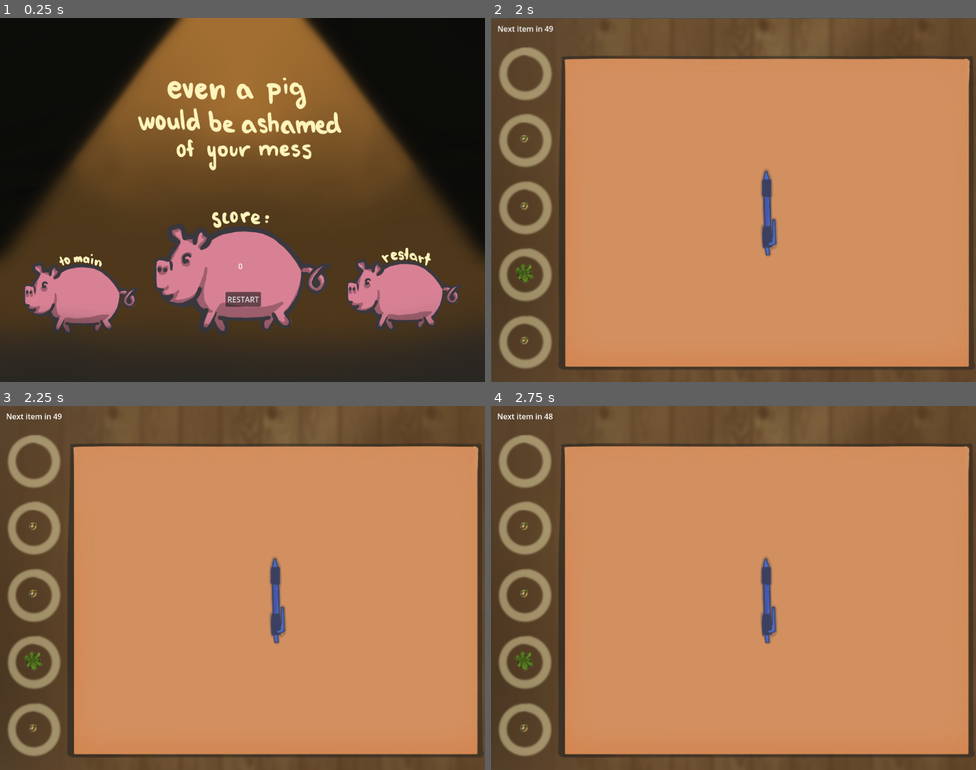
Above: before the commit, frames 1-4 (two rows, left to right).
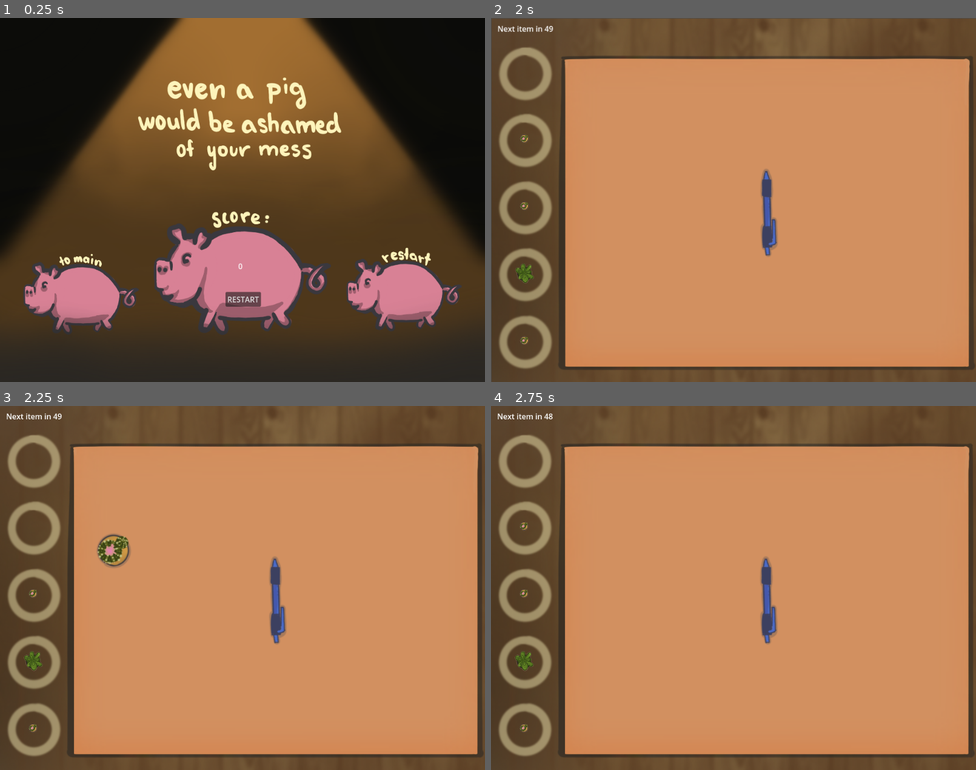
Above: after the commit, the same moments.

Repository: Nekaque/GJTraining
Game: Godot game, scene res://scenes/main.tscn
Same seed, same stepped clock (60 frames per second), same inputs: the game is played once before the commit and once after it.
Inputs (mouse positions are in pixels of both pictures, inside the frame that each line leads up to):
- Up to frame 1 (0.25 s): no input
- Up to frame 2 (2 s): click "RESTART" at 0.5 s; tap Enter at 1.25 s; drag from (524, 72) to (767, 210) at 1.27 s
- Up to frame 3 (2.25 s): drag from (33, 526) to (276, 598) at 2.02 s
- Up to frame 4 (2.75 s): no input

Frames 1-2 are identical in both runs. In frame 3, 0.5% of the frame differs, in the area x 6-27%, y 32-45%; in frame 4, nothing differs.

Commit message:
kolajdryfix

Diff:
--- a/scenes/item.tscn
+++ b/scenes/item.tscn
@@ -7,36 +7,38 @@
 size = Vector2(4, 3)
 
 [sub_resource type="CircleShape2D" id="CircleShape2D_s8enn"]
-radius = 30.0
+radius = 119.038
 
 [sub_resource type="RectangleShape2D" id="RectangleShape2D_6muww"]
-size = Vector2(43, 61)
+size = Vector2(171, 248)
 
 [sub_resource type="CircleShape2D" id="CircleShape2D_d265e"]
-radius = 13.1529
+radius = 49.0408
 
 [sub_resource type="CircleShape2D" id="CircleShape2D_ro5b8"]
+radius = 43.0116
 
 [sub_resource type="RectangleShape2D" id="RectangleShape2D_5vp5n"]
-size = Vector2(99, 63)
+size = Vector2(394, 258)
 
 [sub_resource type="CircleShape2D" id="CircleShape2D_vljjh"]
+radius = 35.1283
 
 [sub_resource type="RectangleShape2D" id="RectangleShape2D_v0cwl"]
-size = Vector2(5, 45)
+size = Vector2(14.967, 175.831)
 
 [sub_resource type="RectangleShape2D" id="RectangleShape2D_c4387"]
-size = Vector2(9, 46)
+size = Vector2(32, 183.5)
 
 [sub_resource type="CircleShape2D" id="CircleShape2D_xr48l"]
-radius = 18.0
+radius = 70.1142
 
 [node name="Item" type="Area2D" groups=["Items"]]
 script = ExtResource("1_s8enn")
 
 [node name="Sprite" type="AnimatedSprite2D" parent="."]
 sprite_frames = ExtResource("1_4gq7n")
-animation = &"book"
+animation = &"plant"
 
 [node name="TableColider" type="Area2D" parent="."]
 
@@ -46,28 +48,28 @@
 
 [node name="PlateCollider" type="CollisionShape2D" parent="."]
 visible = false
-position = Vector2(1, 3)
+position = Vector2(1, 11)
 shape = SubResource("CircleShape2D_s8enn")
 
 [node name="BookCollider" type="CollisionShape2D" parent="."]
 visible = false
-position = Vector2(0.5, 1.5)
+position = Vector2(1.5, 6)
 shape = SubResource("RectangleShape2D_6muww")
 
 [node name="CoffeeCollider" type="CollisionShape2D" parent="."]
 visible = false
-position = Vector2(-7, -7.45061e-09)
+position = Vector2(-28, 1)
 rotation = -0.0742677
 shape = SubResource("CircleShape2D_d265e")
 
 [node name="CanCollider" type="CollisionShape2D" parent="."]
 visible = false
-position = Vector2(1, 1)
+position = Vector2(3, 3)
 shape = SubResource("CircleShape2D_ro5b8")
 
 [node name="PcCollider" type="CollisionShape2D" parent="."]
 visible = false
-position = Vector2(-1.5, 3.5)
+position = Vector2(-5, 11)
 shape = SubResource("RectangleShape2D_5vp5n")
 
 [node name="CactusCollider" type="CollisionShape2D" parent="."]
@@ -76,16 +78,17 @@
 
 [node name="PencilCollider" type="CollisionShape2D" parent="."]
 visible = false
-position = Vector2(1.5, -1.5)
+position = Vector2(6.92873, -2.9126)
+rotation = -0.0274093
+scale = Vector2(1, 1)
 shape = SubResource("RectangleShape2D_v0cwl")
 
 [node name="PenCollider" type="CollisionShape2D" parent="."]
 visible = false
-position = Vector2(0.5, 0)
+position = Vector2(1, 2.25)
 shape = SubResource("RectangleShape2D_c4387")
 
 [node name="PlantCollider" type="CollisionShape2D" parent="."]
-visible = false
 shape = SubResource("CircleShape2D_xr48l")
 
 [connection signal="area_entered" from="." to="." method="_on_area_entered"]
